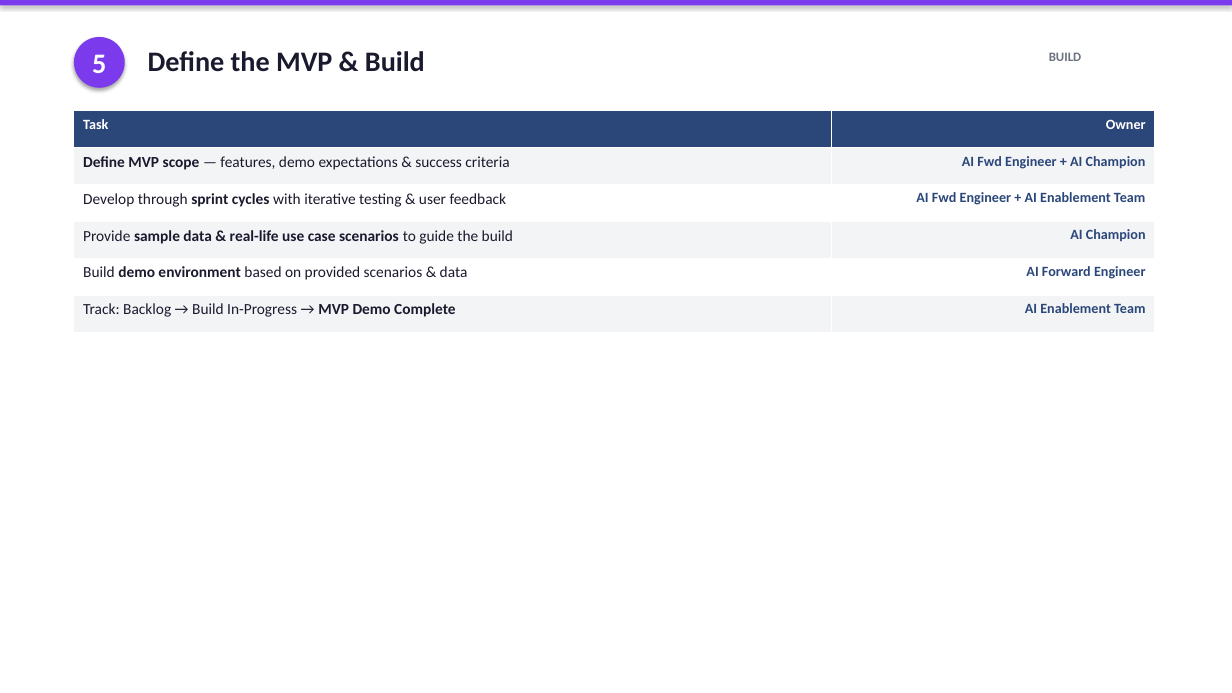
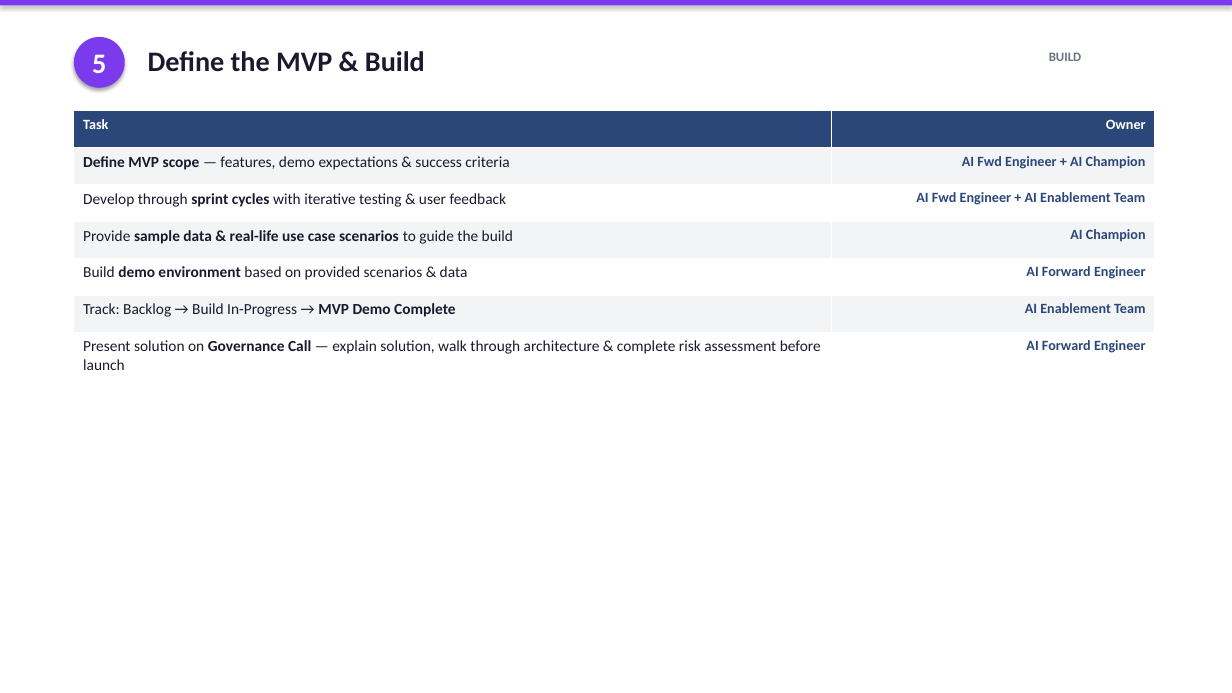
Before and after one commit to JessieWang0926/Intake-to-GTM, a slide deck: slide 8 of AI-Use-Case-to-GTM-Step-Guide.pptx. Drawn at 1232x693 pixels with LibreOffice and Linux fonts; fonts in the diff are those of the drawing. Boxes give left, top, right and bottom in pixels: in the first picture for what was removed or moved away, otherwise in the second. Text is boxed around its words. In the diff, an @@ line names an element or a change of style, - is before the commit and + after.

```diff
--- a/AI-Use-Case-to-GTM-Step-Guide.pptx
+++ b/AI-Use-Case-to-GTM-Step-Guide.pptx
@@ table at box(74, 111, 1155, 374) @@
+row 7: Present solution on Governance Call — explain solution, walk through architecture & complete risk assessment before launch | AI Forward Engineer
```
Also in this commit, not shown: 1 other slide changed, 4 other files.
